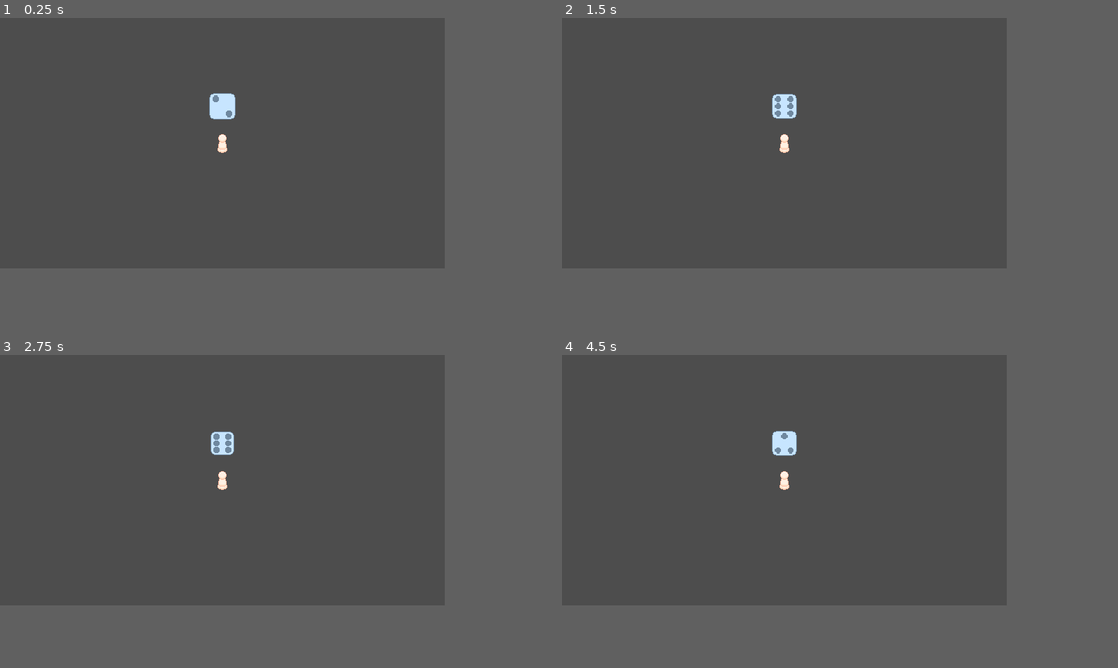
Above: before the commit, frames 1-4 (two rows, left to right).
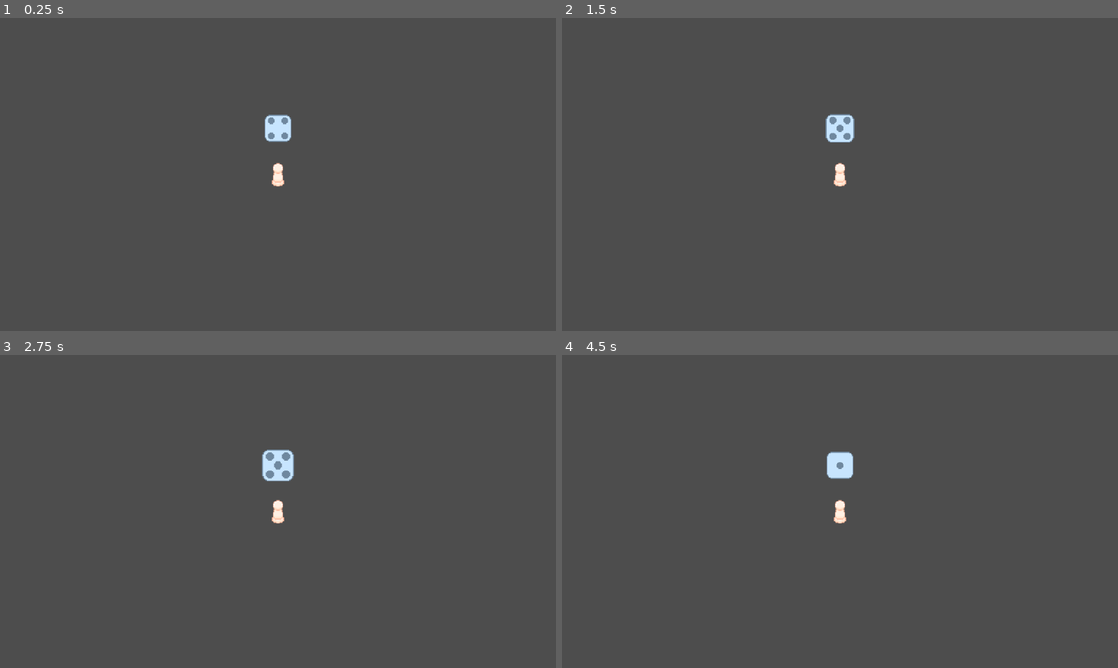
Above: after the commit, the same moments.

Repository: EnderS4m/SmorgasBoard
Game: Godot game, scene res://scenes/Main.tscn
Same seed, same stepped clock (60 frames per second), same inputs: the game is played once before the commit and once after it.
Inputs (mouse positions are in pixels of both pictures, inside the frame that each line leads up to):
- Up to frame 1 (0.25 s): no input
- Up to frame 2 (1.5 s): move the mouse to (884, 130) at 0.52 s; click (884, 130) at 0.67 s; drag from (695, 155) to (762, 193) at 1.27 s
- Up to frame 3 (2.75 s): move the mouse to (266, 423) at 2.02 s; click (266, 423) at 2.17 s
- Up to frame 4 (4.5 s): drag from (762, 530) to (650, 442) at 2.77 s; move the mouse to (917, 517) at 3.52 s; click (917, 517) at 3.67 s; drag from (650, 442) to (717, 417) at 4.27 s
In our replay, the window is 640x360 before the commit and 800x450 after it. These sizes can differ from the game's own. Grey fills any space a smaller window leaves; there, only what the larger window draws over its background counts as a difference.

The runs differ from the first frame. In frame 1, 1.0% of the frame differs, in the area x 37-53%, y 24-54%; in frame 2, 1.0%; in frame 3, 1.1%; in frame 4, 1.0%.

Commit message:
Player Piece work
Mostly cosmetic stuff but also letting you drag the player piece around. Preparing to code up a sort of "HOLP" system for dragging objects around (think of Balatro)

Diff:
--- a/project.godot
+++ b/project.godot
@@ -21,7 +21,9 @@
 window/size/viewport_height=360
 window/size/mode=3
 window/size/resizable=false
-window/stretch/mode="viewport"
+window/size/window_width_override=1280
+window/size/window_height_override=720
+window/stretch/mode="canvas_items"
 
 [rendering]
 
--- a/scenes/Main.tscn
+++ b/scenes/Main.tscn
@@ -5,11 +5,11 @@
 
 [node name="Main" type="Node2D"]
 
+[node name="Dice" parent="." instance=ExtResource("2_rvslj")]
+position = Vector2(0, -53)
+
 [node name="PlayerPiece" parent="." instance=ExtResource("1_elqb8")]
-
-[node name="Dice" parent="PlayerPiece" instance=ExtResource("2_rvslj")]
-position = Vector2(0, -53)
 
 [node name="Camera2D" type="Camera2D" parent="."]
 
-[connection signal="dice_result" from="PlayerPiece/Dice" to="PlayerPiece" method="_on_dice_dice_result"]
+[connection signal="dice_result" from="Dice" to="PlayerPiece" method="_on_dice_dice_result"]
--- a/scenes/entity/player_piece.tscn
+++ b/scenes/entity/player_piece.tscn
@@ -1,8 +1,21 @@
-[gd_scene load_steps=3 format=3 uid="uid://1vm1vmbay2x7"]
+[gd_scene load_steps=4 format=3 uid="uid://1vm1vmbay2x7"]
 
 [ext_resource type="Texture2D" uid="uid://bc25phqb6y322" path="res://assets/sprites/entity/placeholder_player_pawn.png" id="1_2jta7"]
 [ext_resource type="Script" uid="uid://dp1pov208kqkb" path="res://scripts/entity/player_piece.gd" id="2_t2i5i"]
 
+[sub_resource type="RectangleShape2D" id="RectangleShape2D_t2i5i"]
+size = Vector2(20, 27)
+
 [node name="PlayerPiece" type="Sprite2D"]
 texture = ExtResource("1_2jta7")
 script = ExtResource("2_t2i5i")
+
+[node name="Area2D" type="Area2D" parent="."]
+
+[node name="CollisionShape2D" type="CollisionShape2D" parent="Area2D"]
+position = Vector2(0, 0.5)
+shape = SubResource("RectangleShape2D_t2i5i")
+
+[connection signal="input_event" from="Area2D" to="." method="_on_area_2d_input_event"]
+[connection signal="mouse_entered" from="Area2D" to="." method="_on_area_2d_mouse_entered"]
+[connection signal="mouse_exited" from="Area2D" to="." method="_on_area_2d_mouse_exited"]
--- a/scripts/entity/dice.gd
+++ b/scripts/entity/dice.gd
@@ -13,7 +13,7 @@
 
 func _ready():
 	dice.frame = randi_range(0,5)
-	dice.play("diceRoll",1)
+	dice.play("diceRoll",0.75)
 
 func _process(delta):
 	scale = Vector2(lerpf(1,scaleUp,progress),lerpf(1,scaleUp,progress))
--- a/scripts/entity/player_piece.gd
+++ b/scripts/entity/player_piece.gd
@@ -2,14 +2,45 @@
 
 var result: int = 0
 
+var mouseHovered: bool = false
+var selected: bool = false
+
+var baseScale: Vector2
+var hoverScaleFactor: float = 1.25
+
+var homePos: Vector2
+
 # Called when the node enters the scene tree for the first time.
 func _ready():
-	pass
+	baseScale = scale
+	homePos = position
 
 # Called every frame. 'delta' is the elapsed time since the previous frame.
 func _process(_delta):
-	pass
+	# The player piece will smoothly scale up with the mouse pointer is
+	# hovering over the sprite, but not if the sprite is currently
+	# being dragged around
+	if mouseHovered and not selected:
+		scale = ((baseScale * hoverScaleFactor) / 2) + (scale / 2)
+	else:
+		scale = (baseScale / 2) + (scale / 2)
+
+	# Dragging the sprite around
+	if Input.is_mouse_button_pressed(MOUSE_BUTTON_LEFT) and selected:
+		position = get_global_mouse_position()
+
+func _on_area_2d_input_event(_viewport, event, _shape_idx):
+	if event is InputEventMouseButton and event.button_index == MOUSE_BUTTON_LEFT:
+		if event.pressed:
+			selected = true
+		else:
+			selected = false
 
 func _on_dice_dice_result(value):
 	result = value
-	print(value)
+
+func _on_area_2d_mouse_entered():
+	mouseHovered = true
+
+func _on_area_2d_mouse_exited():
+	mouseHovered = false
